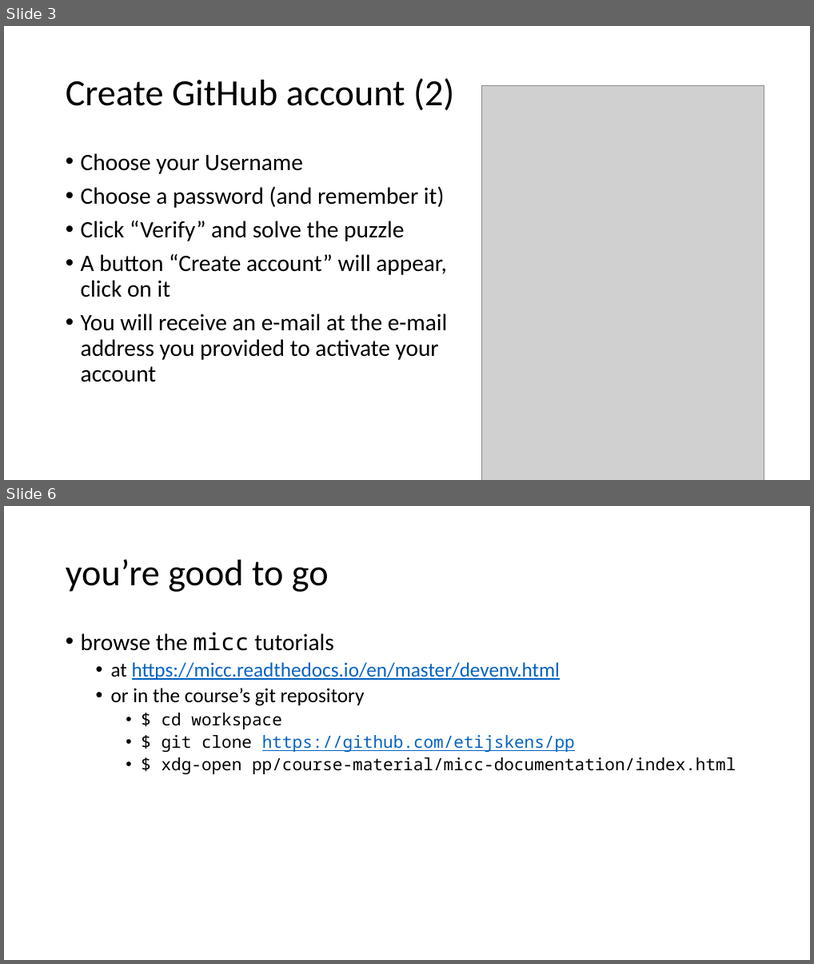
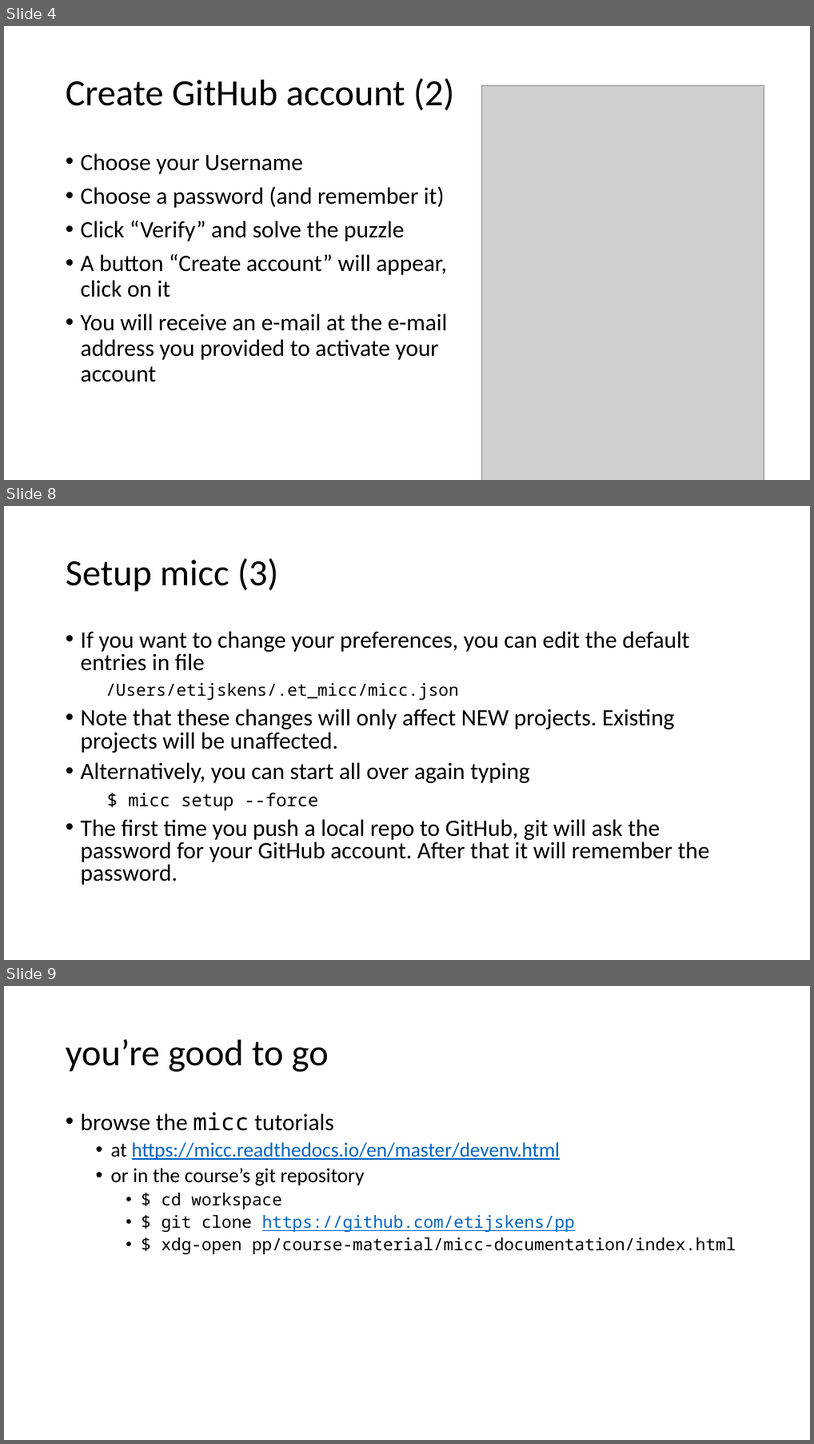
Before and after one commit to etijskens/pp, a slide deck: course-material/personal-setup.pptx. Shown one above the other, each under a label of ours: slides 3 and 6 before the commit, slides 4, 8 and 9 after it; the slides between them are not shown. The pictures are 814x964 and 814x1444 pixels, drawn with LibreOffice and Linux fonts; fonts in the diff are those of the drawing; grey boxes stand for pictures. Boxes give left, top, right and bottom in pixels: in the first picture for what was removed or moved away, otherwise in the second. Text is boxed around its words. In the diff, an @@ line names an element or a change of style, - is before the commit and + after.

Commit message:
update personal-setup

```diff
--- a/course-material/personal-setup.pptx
+++ b/course-material/personal-setup.pptx
@@ slide 8 added at bbox=[4, 506, 810, 960], background #FFFFFF @@
@@ title added at bbox=[66, 558, 278, 592], 44 pt, text #000000 @@
+Setup micc (3)
@@ text added at bbox=[81, 631, 710, 884], 28 pt, text #000000 @@
+• If you want to change your preferences, you can edit the default entries in file
+/Users/etijskens/.et_micc/micc.json
+• Note that these changes will only affect NEW projects. Existing projects will be unaffected.
+• Alternatively, you can start all over again typing
+$ micc setup --force
+• The first time you push a local repo to GitHub, git will ask the password for your GitHub account. After that it will remember the password.
@@ what was slide 3 is now slide 4 @@
@@ what was slide 6 is now slide 9 @@
```
Also in this commit, not shown: 3 slides changed, 2 other slides added, 2 other files.
